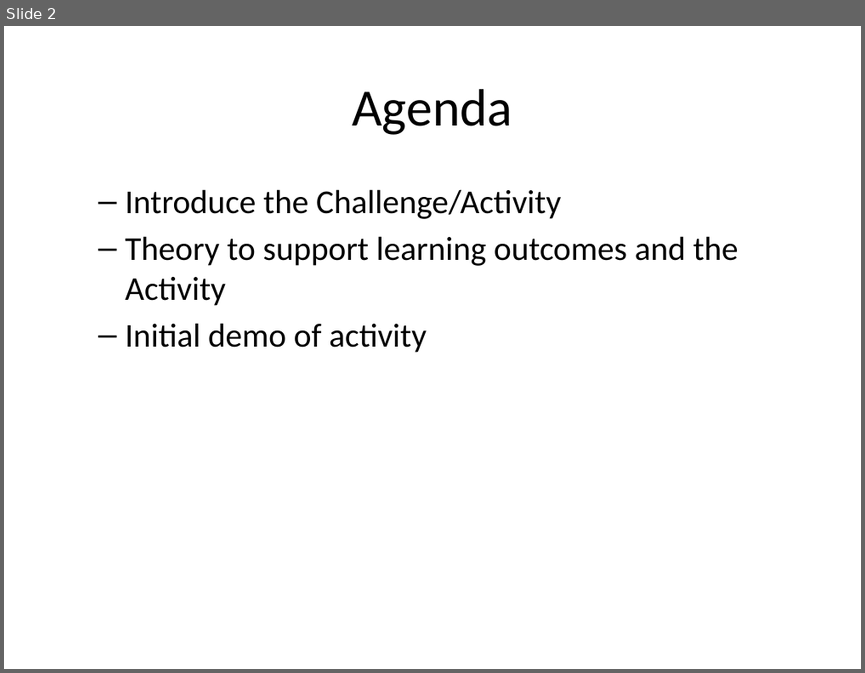
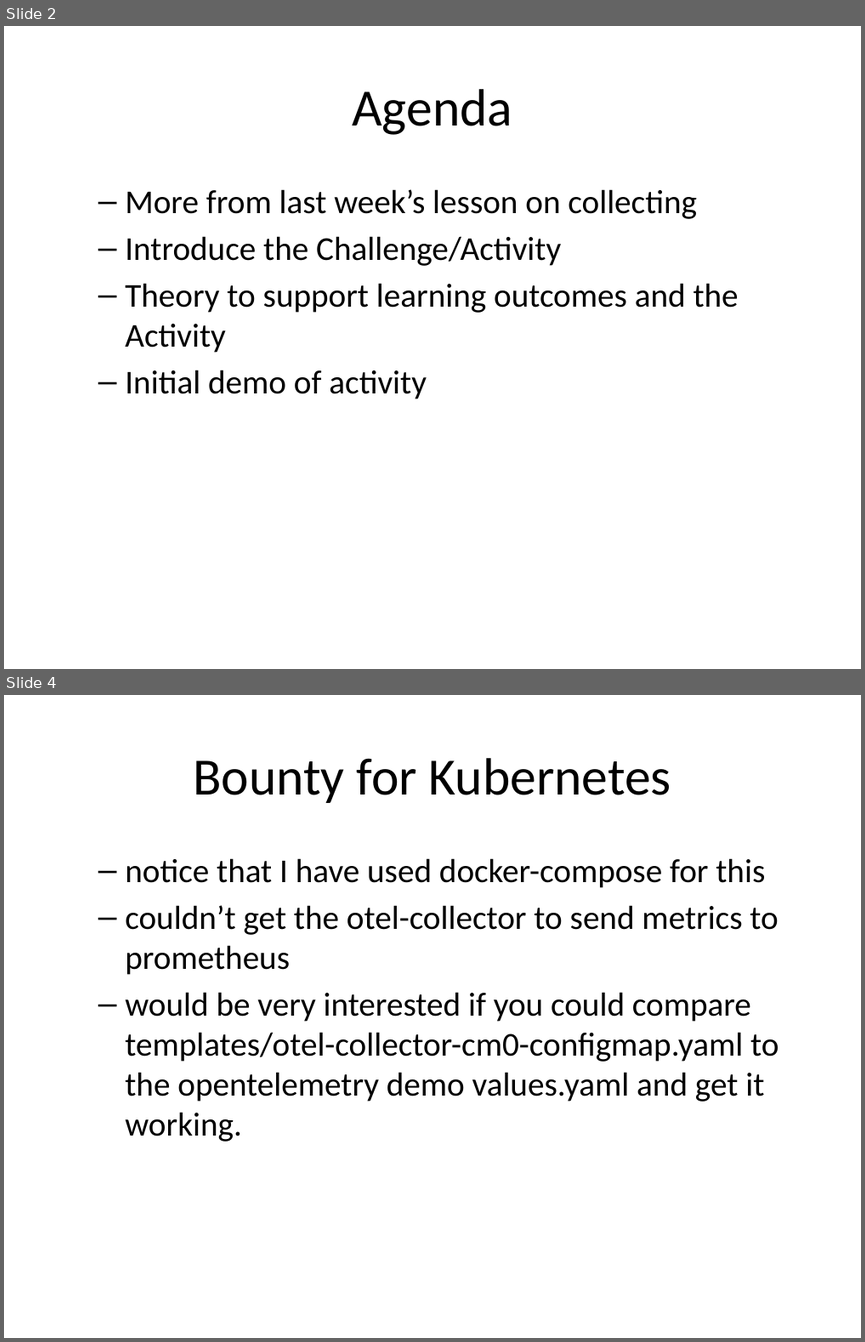
Before and after one commit to rhildred/INFO8985, a slide deck: database_analysis/slides.pptx. Shown one above the other, each under a label of ours: slide 2 before the commit, slides 2 and 4 after it; the slides between them are not shown. The pictures are 865x673 and 865x1342 pixels, drawn with LibreOffice and Linux fonts; fonts in the diff are those of the drawing. Boxes give left, top, right and bottom in pixels: in the first picture for what was removed or moved away, otherwise in the second. Text is boxed around its words. In the diff, an @@ line names an element or a change of style, - is before the commit and + after.

```diff
--- a/database_analysis/slides.pptx
+++ b/database_analysis/slides.pptx
@@ slide 4 added at (4,695,861,1338), background #FFFFFF @@
@@ title added at (193,758,671,803), 44 pt, text #000000 @@
+Bounty for Kubernetes
@@ text added at (125,858,778,1141), 28 pt, text #000000 @@
+  – notice that I have used docker-compose for this
+  – couldn’t get the otel-collector to send metrics to prometheus
+  – would be very interested if you could compare templates/otel-collector-cm0-configmap.yaml to the opentelemetry demo values.yaml and get it working.
@@ slide 2 changed as well @@
@@ text at (125,189,697,219): paragraph added @@
+  – More from last week’s lesson on collecting
```
Also in this commit, not shown: 1 other slide changed, 16 other slides added, 15 other files.
